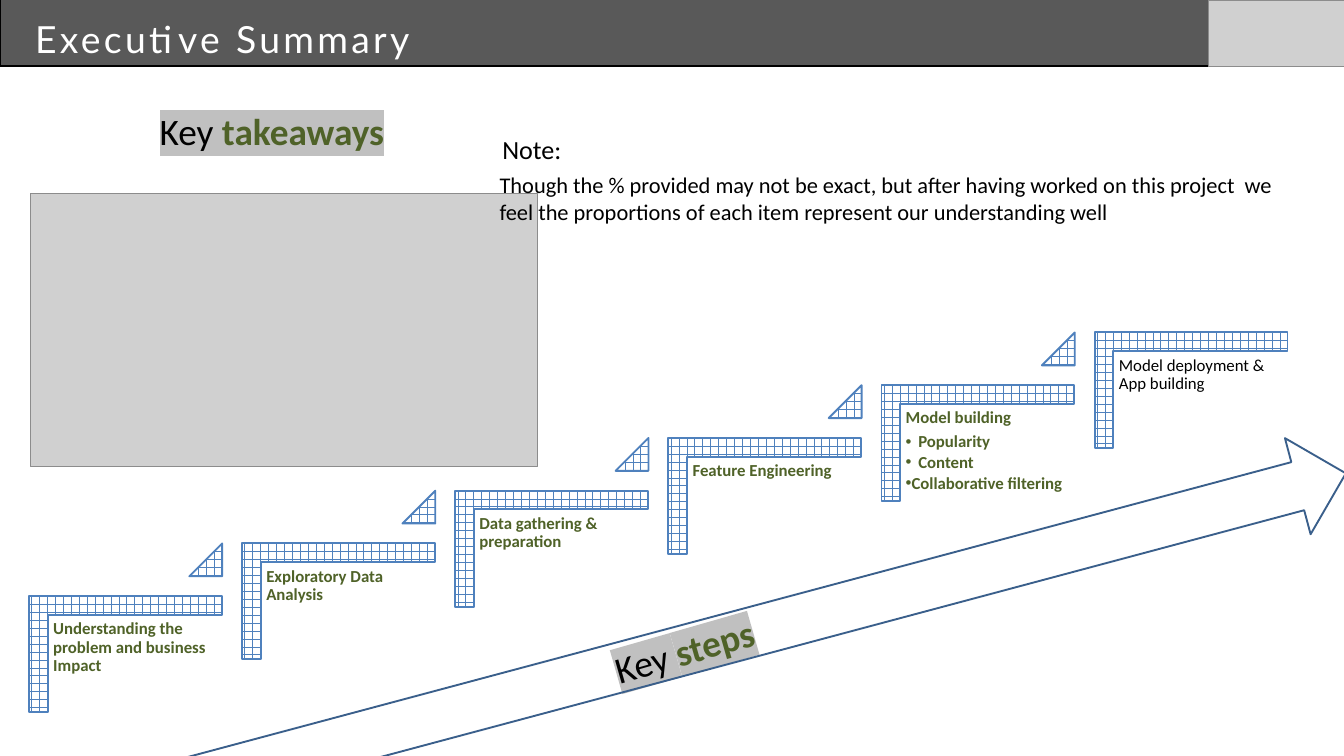
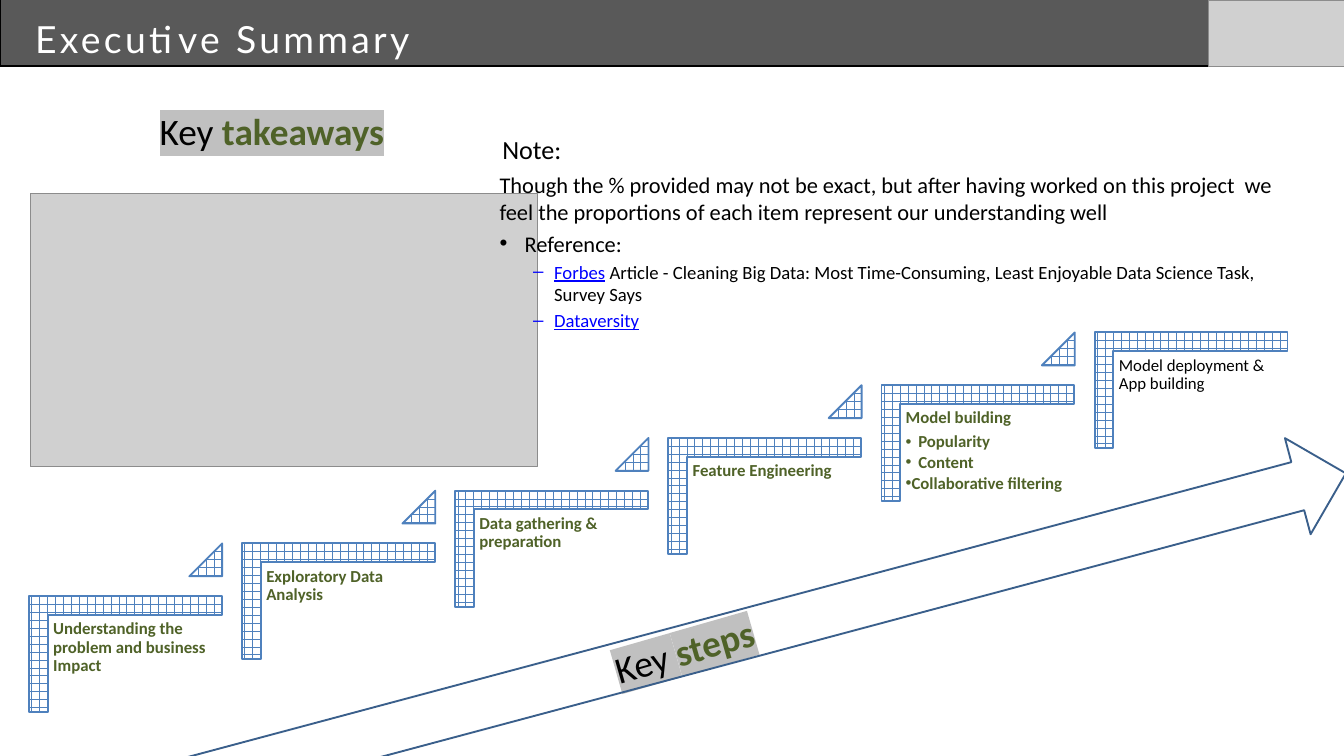
Before and after one commit to vrlnarayana/capstone-gl, a slide deck: slide 2 of Capstone Project_Final_Group4_Lakshmi.pptx. Drawn at 1344x756 pixels with LibreOffice and Linux fonts; fonts in the diff are those of the drawing; grey boxes stand for pictures. Boxes give left, top, right and bottom in pixels: in the first picture for what was removed or moved away, otherwise in the second. Text is boxed around its words. In the diff, an @@ line names an element or a change of style, - is before the commit and + after.

```diff
--- a/Capstone Project_Final_Group4_Lakshmi.pptx
+++ b/Capstone Project_Final_Group4_Lakshmi.pptx
@@ text at [525, 233, 1254, 330]: paragraphs added @@
+• Reference:
+  – Forbes Article - Cleaning Big Data: Most Time-Consuming, Least Enjoyable Data Science Task, Survey Says
+  – Dataversity
```
Also in this commit, not shown: 2 other slides changed.
